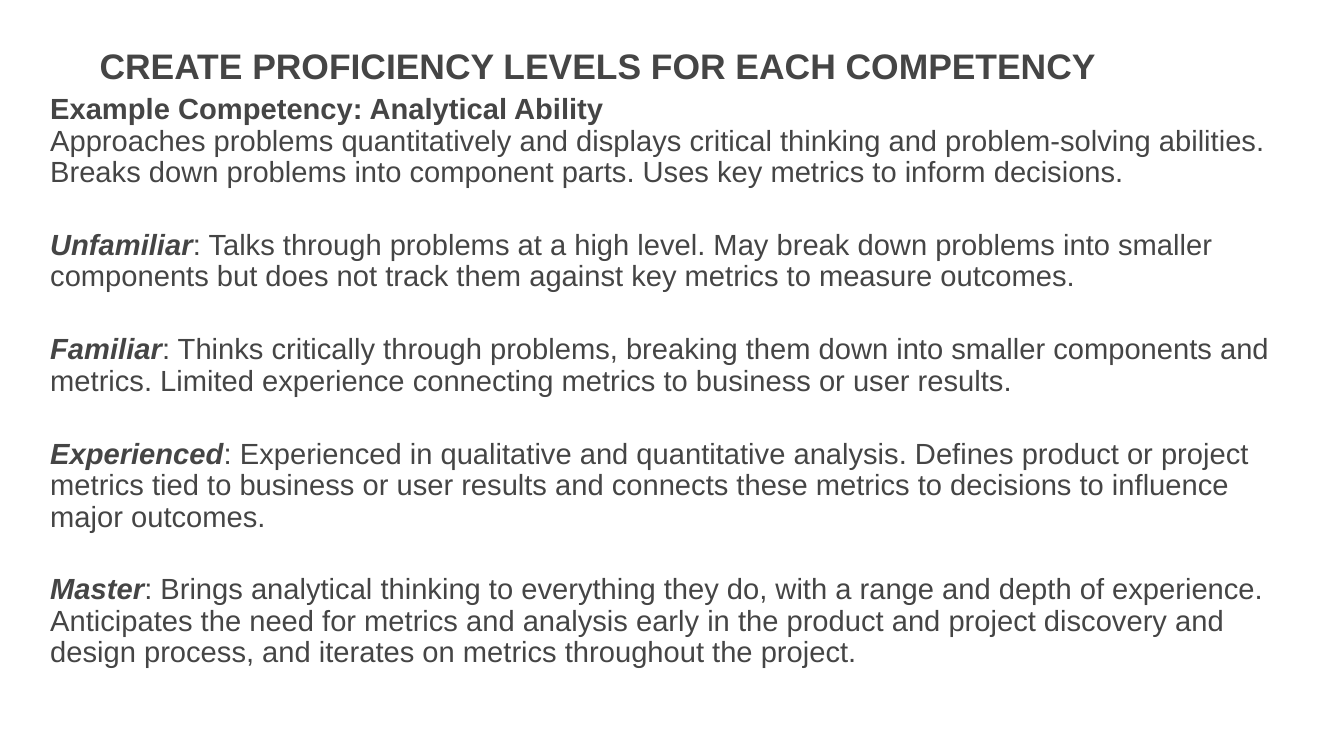
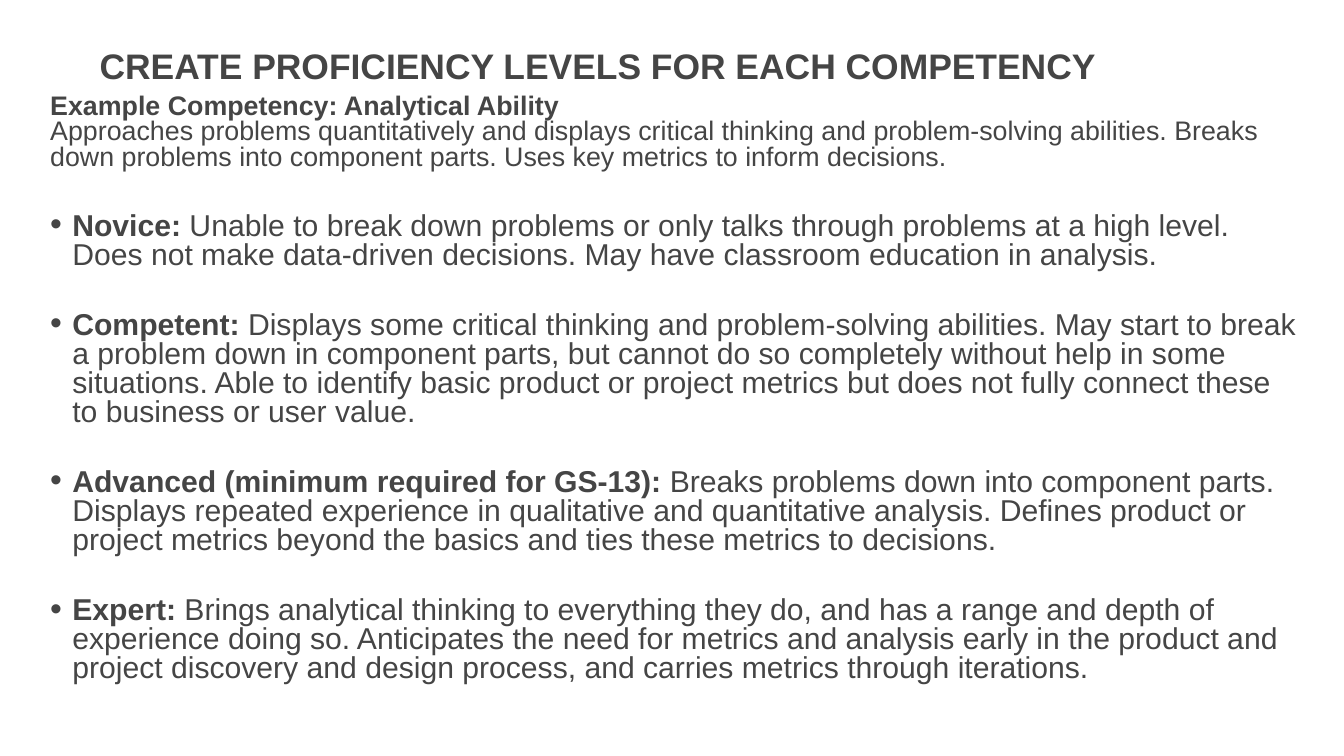
Before and after one commit to usds/SME-QA-Website, a slide deck: slide 16 of toolkit/job-analysis/job-analysis-presentation.pptx. Drawn at 1344x756 pixels with LibreOffice and Linux fonts; fonts in the diff are those of the drawing. Boxes give left, top, right and bottom in pixels: in the first picture for what was removed or moved away, otherwise in the second. Text is boxed around its words. In the diff, an @@ line names an element or a change of style, - is before the commit and + after.

Commit message:
edit job analysis presso to align with website

```diff
--- a/toolkit/job-analysis/job-analysis-presentation.pptx
+++ b/toolkit/job-analysis/job-analysis-presentation.pptx
@@ text at (50, 95, 1257, 171): size 29.6 to 27.2 pt in "Example Competency: Analytical Ability Approaches problems q ..."; line spacing 0.9 to 0.8 @@
@@ text at (72, 214, 1295, 684): text changed; size 29.6 to 30.6 pt @@
-Unfamiliar: Talks through problems at a high level. May break down problems into smaller components but does not track them against key metrics to measure outcomes.
-Familiar: Thinks critically through problems, breaking them down into smaller components and metrics. Limited experience connecting metrics to business or user results.
-Experienced: Experienced in qualitative and quantitative analysis. Defines product or project metrics tied to business or user results and connects these metrics to decisions to influence major outcomes.
-Master: Brings analytical thinking to everything they do, with a range and depth of experience. Anticipates the need for metrics and analysis early in the product and project discovery and design process, and iterates on metrics throughout the project.
+• Novice: Unable to break down problems or only talks through problems at a high level. Does not make data-driven decisions. May have classroom education in analysis.
+• Competent: Displays some critical thinking and problem-solving abilities. May start to break a problem down in component parts, but cannot do so completely without help in some situations. Able to identify basic product or project metrics but does not fully connect these to business or user value.
+• Advanced (minimum required for GS-13): Breaks problems down into component parts. Displays repeated experience in qualitative and quantitative analysis. Defines product or project metrics beyond the basics and ties these metrics to decisions.
+• Expert: Brings analytical thinking to everything they do, and has a range and depth of experience doing so. Anticipates the need for metrics and analysis early in the product and project discovery and design process, and carries metrics through iterations.
```
Also in this commit, not shown: 1 other slide changed, 1 slide removed, 1 other file.
